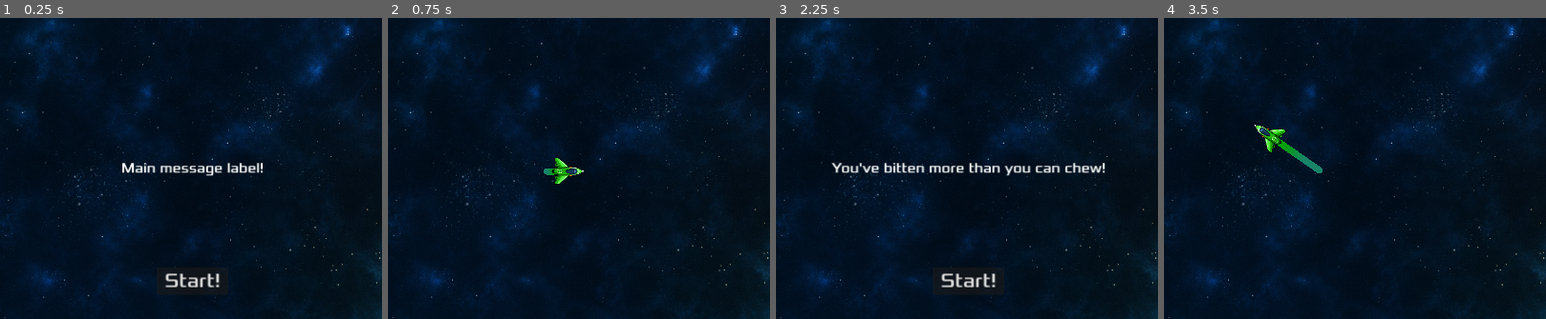
Above: before the commit, frames 1-4 (left to right).
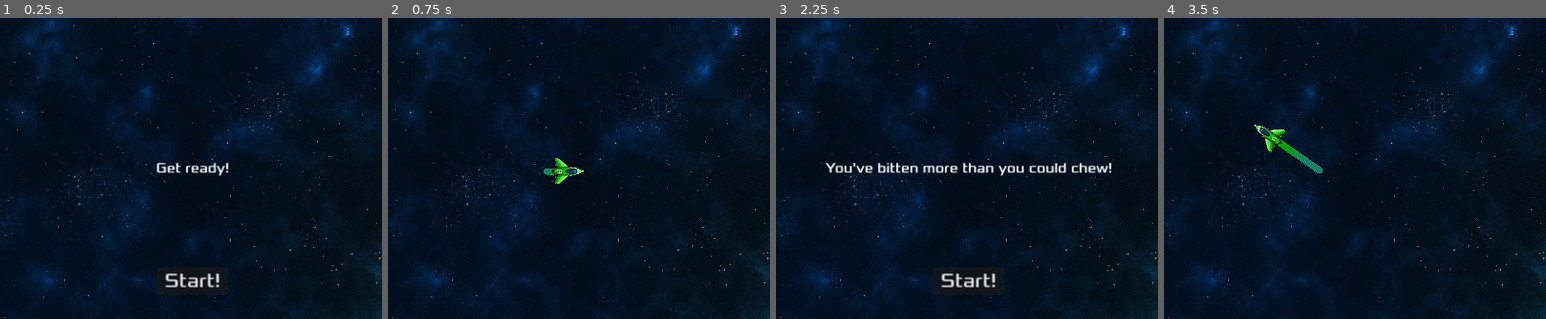
Above: after the commit, the same moments.

Repository: kanobi/kacha
Game: Godot game, scene res://scenes/main/main.tscn
Two runs of this game, one before a commit and one after it. Both use one fixed random seed, a clock stepped at 60 frames per second and the inputs below.
Inputs:
- Up to frame 1 (0.25 s): no input
- Up to frame 2 (0.75 s): click "Start!" at 0.5 s
- Up to frame 3 (2.25 s): hold Right (right) 1.28-2.03 s; hold Down (down) from 2.03 s (still down)
- Up to frame 4 (3.5 s): release Down (down) at 2.75 s; click "Start!" at 2.75 s
The pictures show only the part of the screen within x 25-75%, y 27-77%; the shares and areas given below are measured in that part.

The runs differ from the first frame. In frame 1, 0.9% of the frame differs, in the area x 32-69%, y 48-53%; in frame 2, nothing differs; in frame 3, 1.6%, in the area x 12-88%, y 48-53%; in frame 4, nothing differs.

Commit message:
some fixes

Diff:
--- a/scenes/hud/HUD.gd
+++ b/scenes/hud/HUD.gd
@@ -1,6 +1,22 @@
 extends CanvasLayer
 
 signal start_game
+
+var end_msgs = [
+	"You've bitten more than you could chew!",
+	"You are no more.",
+	"You are sleeping with the fishes.",
+	"Wasted!",
+	"You're dead as a parrot!",
+	"You perished!",
+	"You're stone dead!",
+	"That's what I call a dead snake!",
+	"You are deceased.",
+	"You cease to exist.",
+	"You have passed on.",
+	"You have expired and gone to see your maker!",
+	"You are bereft of life!",
+]
 
 func set_text_11(label_text):
 	$DebugInfo/TextRows/Row1/Text11.text = str(label_text)
@@ -11,9 +27,10 @@
 func _ready():
 	$DebugInfo/TextRows/Row1/Label11.text = "Rotation: "
 	$DebugInfo/TextRows/Row2/Label21.text = "Velocity: "
+	$CenterMessage.text = "Get ready!"
 
 func show_game_over():
-	$CenterMessage.text = "You've bitten more than you can chew!"
+	$CenterMessage.text = end_msgs[randi_range(0, len(end_msgs) - 1)]
 	$CenterMessage.show()
 	$StartButton.show()
 
--- a/scenes/main/main.gd
+++ b/scenes/main/main.gd
@@ -18,15 +18,15 @@
 
 func new_game():
 	print("new game")
-	$MenuMusic.stop()
-	$GameMusic.play()
+	$Music/MenuMusic.stop()
+	$Music/GameMusic.play()
 	$StartTimer.start()
 
 func restart_game():
 	print("restart")
 	is_playing = false
-	$GameMusic.stop()
-	$MenuMusic.play()
+	$Music/GameMusic.stop()
+	$Music/MenuMusic.play()
 	$Hud.show_game_over()
 
 func _ready():
--- a/scenes/main/main.tscn
+++ b/scenes/main/main.tscn
@@ -1,10 +1,9 @@
-[gd_scene load_steps=8 format=3 uid="uid://bxpbey6q8kuqe"]
+[gd_scene load_steps=7 format=3 uid="uid://bxpbey6q8kuqe"]
 
 [ext_resource type="Texture2D" uid="uid://cqbmy0jwv8kl0" path="res://img/background_02_parallax_01_mid.png" id="1_np6ke"]
 [ext_resource type="Script" path="res://scenes/main/main.gd" id="1_vg77q"]
 [ext_resource type="PackedScene" uid="uid://26qq0oh4y7pi" path="res://scenes/ship/ship.tscn" id="2_hgck7"]
 [ext_resource type="PackedScene" uid="uid://c4fpiqswdtpn2" path="res://scenes/hud/hud.tscn" id="4_rry50"]
-[ext_resource type="PackedScene" uid="uid://bj27dw46axtu2" path="res://scenes/trail/trail.tscn" id="5_iwjlo"]
 [ext_resource type="AudioStream" uid="uid://bddo8dp4o3rlw" path="res://sound/Neon Laser Horizon.mp3" id="6_jde2b"]
 [ext_resource type="AudioStream" uid="uid://savpkl85rlkk" path="res://sound/Newer Wave.mp3" id="7_hqhuw"]
 
@@ -20,21 +19,21 @@
 
 [node name="Hud" parent="." instance=ExtResource("4_rry50")]
 
-[node name="Trail" parent="." instance=ExtResource("5_iwjlo")]
-
-[node name="GameMusic" type="AudioStreamPlayer" parent="."]
-stream = ExtResource("7_hqhuw")
-
 [node name="StartTimer" type="Timer" parent="."]
 wait_time = 0.1
 one_shot = true
 
-[node name="MenuMusic" type="AudioStreamPlayer" parent="."]
+[node name="Music" type="Node" parent="."]
+
+[node name="MenuMusic" type="AudioStreamPlayer" parent="Music"]
 stream = ExtResource("6_jde2b")
 volume_db = -10.0
 pitch_scale = 0.65
 autoplay = true
 
+[node name="GameMusic" type="AudioStreamPlayer" parent="Music"]
+stream = ExtResource("7_hqhuw")
+
 [connection signal="death" from="Ship" to="." method="_on_ship_death"]
 [connection signal="start_game" from="Hud" to="." method="_on_hud_start_game"]
 [connection signal="timeout" from="StartTimer" to="." method="_on_start_timer_timeout"]
--- a/scenes/ship/ship.gd
+++ b/scenes/ship/ship.gd
@@ -4,11 +4,14 @@
 @export var accel = 75
 @export var rotation_speed = 5
 
+@export var trail_scene: PackedScene
+
+var trail_line: Node
+var player_trail: Node
+var trail_node: Node
+var is_alive
 var screen_size
 var previous_position
-var trail_line
-var player_trail
-var is_alive
 
 signal death
 
@@ -17,27 +20,46 @@
 	print("Spawned!")
 	is_alive = true
 	position = Vector2(828, 754)
+	trail_node = trail_scene.instantiate()
+	player_trail = trail_node.get_node("PlayerTrail")
+	trail_line = trail_node.get_node("PlayerTrail/TrailLine")
+	add_child(trail_node)
 	show()
 
 func handle_death():
 	print("Got hit!")
 	death.emit()
 	is_alive = false
-	velocity = Vector2(0, 0)
+	velocity = Vector2(1, 0)
 
-	for i in range(1, player_trail.get_child_count()):
-		player_trail.get_child(i).queue_free()
-		trail_line.clear_points()
+	trail_node.queue_free()
+	previous_position = null
 
 	hide()
+
+func update_trail():
+	var spawner_position = $TrailSpawner.global_position
+	var new_collision_segment = StaticBody2D.new()
+	var new_collision_shape = CollisionShape2D.new()
+
+	trail_line.add_point(spawner_position)
+
+	# To prevent small un-marked collision line at the start
+	var new_segment = SegmentShape2D.new()
+	if previous_position:
+		new_segment.a = previous_position
+		new_segment.b = spawner_position
+
+	new_collision_shape.shape = new_segment
+	new_collision_segment.add_child(new_collision_shape)
+	player_trail.add_child(new_collision_segment)
+	previous_position = spawner_position
 
 func _ready():
 	hide()
 	is_alive = false
 	velocity = Vector2(0, 0)
 	screen_size = get_viewport_rect().size
-	trail_line = get_tree().get_first_node_in_group("trail_line_grp")
-	player_trail = get_tree().get_first_node_in_group("player_trail_grp")
 
 func _process(delta):
 	if not is_alive:
@@ -60,18 +82,4 @@
 		handle_death()
 		return
 
-	var spawner_position = $TrailSpawner.global_position
-	var new_collision_segment = StaticBody2D.new()
-	var new_collision_shape = CollisionShape2D.new()
-	var new_segment = SegmentShape2D.new()
-
-	trail_line.add_point(spawner_position)
-
-	# To prevent small un-marked collision line at the start
-	if previous_position:
-		new_segment.a = previous_position
-		new_segment.b = spawner_position
-	new_collision_shape.shape = new_segment
-	new_collision_segment.add_child(new_collision_shape)
-	player_trail.add_child(new_collision_segment)
-	previous_position = spawner_position
+	update_trail()
--- a/scenes/ship/ship.tscn
+++ b/scenes/ship/ship.tscn
@@ -1,7 +1,8 @@
-[gd_scene load_steps=4 format=3 uid="uid://26qq0oh4y7pi"]
+[gd_scene load_steps=5 format=3 uid="uid://26qq0oh4y7pi"]
 
 [ext_resource type="Texture2D" uid="uid://rj8nuy3p8217" path="res://img/DKO-api-X1.png" id="1_04ok8"]
 [ext_resource type="Script" path="res://scenes/ship/ship.gd" id="1_ghp7x"]
+[ext_resource type="PackedScene" uid="uid://bj27dw46axtu2" path="res://scenes/trail/trail.tscn" id="3_pw3co"]
 
 [sub_resource type="CapsuleShape2D" id="CapsuleShape2D_cguxg"]
 radius = 48.0
@@ -11,6 +12,7 @@
 z_index = 8
 scale = Vector2(0.5, 0.5)
 script = ExtResource("1_ghp7x")
+trail_scene = ExtResource("3_pw3co")
 
 [node name="RocketSprite" type="Sprite2D" parent="."]
 position = Vector2(82, 0)
